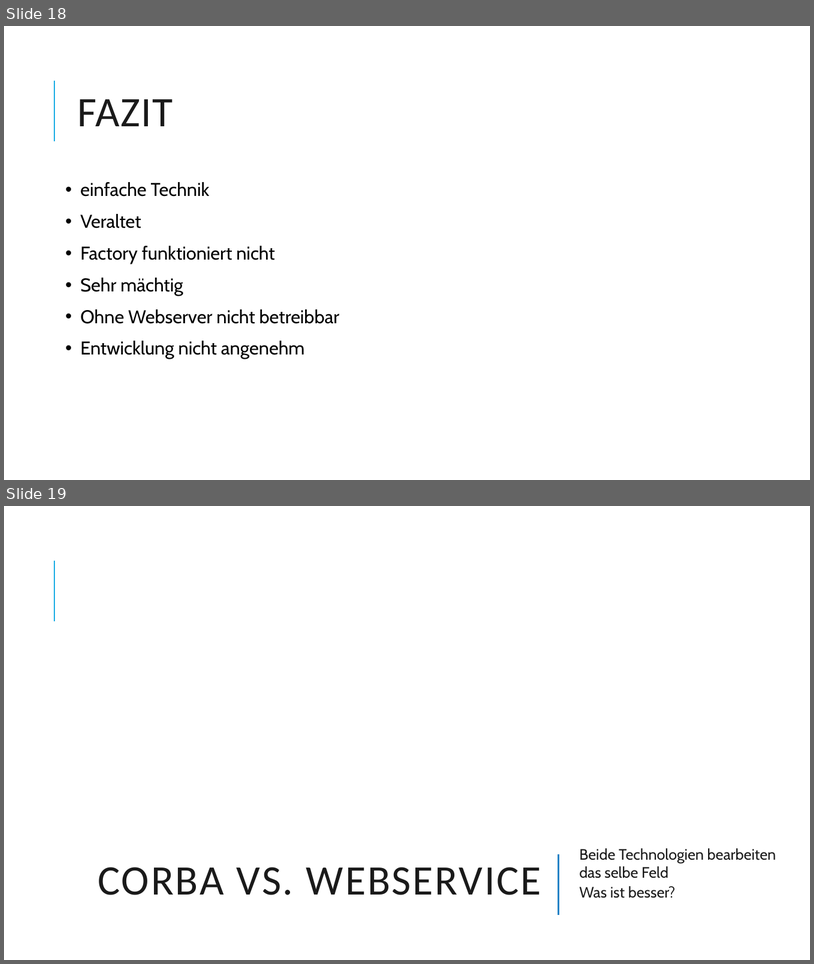
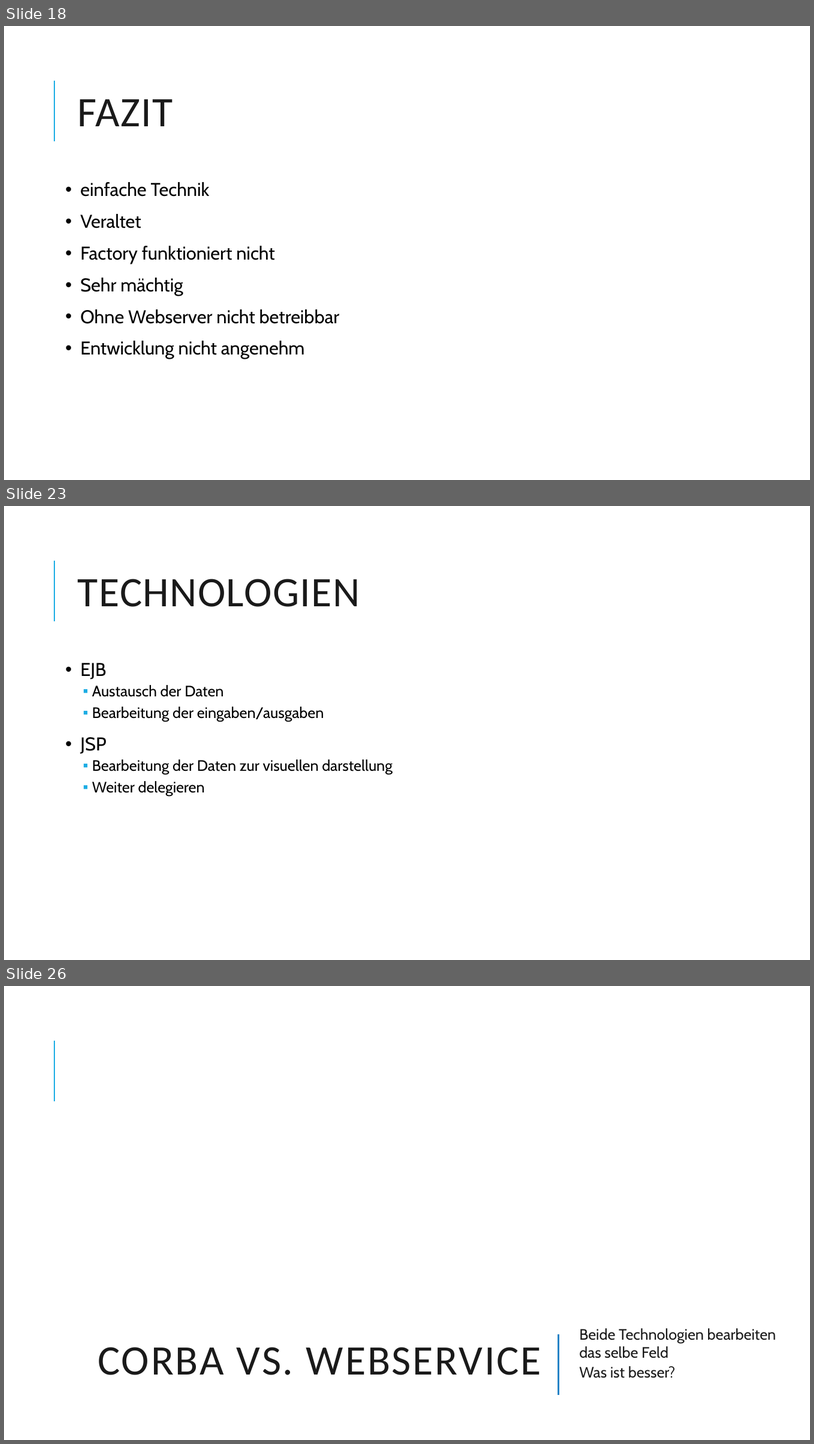
Before and after one commit to Dabjazz/SportsClubManager, a slide deck: Presentation/Presentation.pptx. Shown one above the other, each under a label of ours: slides 18 and 19 before the commit, slides 18, 23 and 26 after it; the slides between them are not shown. The pictures are 814x964 and 814x1444 pixels, drawn with LibreOffice and Linux fonts; fonts in the diff are those of the drawing; background and template pictures are left out. Boxes give left, top, right and bottom in pixels: in the first picture for what was removed or moved away, otherwise in the second. Text is boxed around its words. In the diff, an @@ line names an element or a change of style, - is before the commit and + after.

```diff
--- a/Presentation/Presentation.pptx
+++ b/Presentation/Presentation.pptx
@@ slide 23 added at (x1=4, y1=506, x2=810, y2=960), background #FFFFFF; not listed: 1 template element that a slide beside it also shows @@
@@ title added at (x1=78, y1=579, x2=360, y2=607), 50 pt, text #1A1A1A @@
+TECHNOLOGIEN
@@ text added at (x1=80, y1=663, x2=393, y2=796), 18 pt, text #000000 @@
+• EJB
+  ▪ Austausch der Daten
+  ▪ Bearbeitung der eingaben/ausgaben
+• JSP
+  ▪ Bearbeitung der Daten zur visuellen darstellung
+  ▪ Weiter delegieren
@@ what was slide 19 is now slide 26 @@
```
Also in this commit, not shown: 2 slides changed, 7 other slides added.
